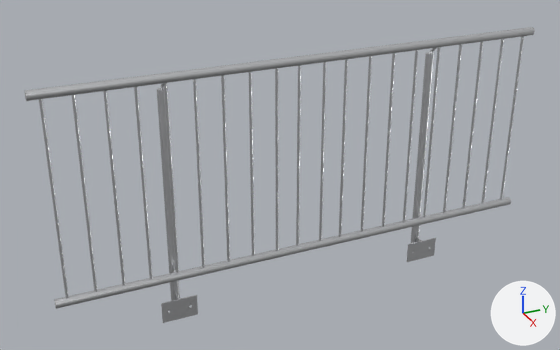
Before and after pictures for a commit that changed the glTF model public/katalog/modelle/gelaender-250.gltf.
Rendered twice from a 50 mm lens placed at (2.81, -1.4, 1.99), pointed at (-0.05, -0.11, 0.56). The axes (+X, +Y, +Z) are drawn at lower right. The lights are the same throughout. The picture after the commit comes second. Vertices at exactly the same position are counted once.

In view in the first picture: 'SK0500_Geländer-250.001'.
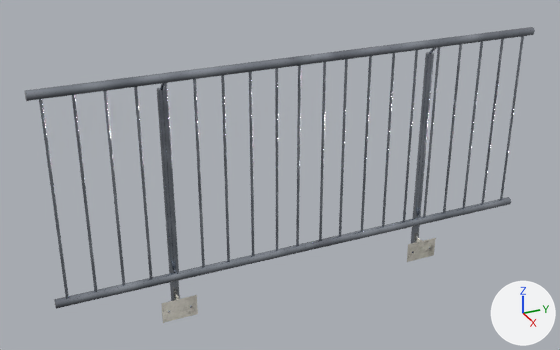
Changed parts and their boxes [x1, y1, x2, y2] in the pictures (560 x 350 px):
```json
{"part": 1, "of": "me_sk0500_geländer_250_001", "change": "added", "after": [161, 294, 198, 323]}
{"part": 2, "of": "me_sk0500_geländer_250_001", "change": "added", "after": [407, 237, 436, 262]}
{"part": 3, "of": "me_sk0500_geländer_250_001", "change": "recoloured", "before": [170, 247, 431, 313], "after": [170, 247, 431, 313]}
{"part": 4, "of": "me_sk0500_geländer_250_001", "change": "recoloured", "before": [24, 27, 535, 309], "after": [24, 27, 535, 309]}
```

Edits to the scene script, one JSON object a line:
```json
{"op": "add", "block": "img_gelaender_250_normal", "code": ["img_gelaender_250_normal = load_image('gelaender-250_normal', 'texturen/gelaender-250_normal.jpg', 2048, 2048, 'Non-Color')"]}
{"op": "add", "block": "img_gelaender_250_farbe", "code": ["img_gelaender_250_farbe = load_image('gelaender-250_farbe', 'texturen/gelaender-250_farbe.jpg', 2048, 2048, 'sRGB')"]}
{"op": "add", "block": "mat_stahl_web_040", "code": ["mat_stahl_web_040 = bpy.data.materials.new('Stahl_web.040')", "# uses the picture img_gelaender_250_farbe", "# uses the picture img_gelaender_250_normal"]}
{"op": "add", "block": "mat_beton_web_052", "code": ["mat_beton_web_052 = bpy.data.materials.new('Beton_web.052')", "# uses the picture img_gelaender_250_farbe", "# uses the picture img_gelaender_250_normal"]}
{"block": "me_sk0500_geländer_250_001", "where": "# used by ob_sk0500_geländer_250_001; location = (0.0, 0.0, 0.0)"}
{"op": "remove", "block": "me_sk0500_geländer_250_001", "code": "me_sk0500_geländer_250_001.from_pydata(...)  # 2500 vertices, 5018 faces; spans x -0.05..0.05, y -1.14..1.14, z 0.0..1.12"}
{"op": "remove", "block": "me_sk0500_geländer_250_001", "code": "me_sk0500_geländer_250_001.materials.append(mat_beton)"}
{"op": "add", "block": "me_sk0500_geländer_250_001", "code": "me_sk0500_geländer_250_001.from_pydata(...)  # 2802 vertices, 5750 faces; spans x -0.05..0.05, y -1.14..1.14, z 0.0..1.12"}
{"block": "me_sk0500_geländer_250_001", "change": "me_sk0500_geländer_250_001 part 1: 151 vertices added at x -0.01..0.03, y -0.7..-0.55, z 0.0..0.1"}
{"block": "me_sk0500_geländer_250_001", "change": "me_sk0500_geländer_250_001 part 2: 151 vertices added at x -0.01..0.03, y 0.55..0.7, z 0.0..0.1"}
{"block": "me_sk0500_geländer_250_001", "change": "me_sk0500_geländer_250_001 part 3: 412 faces spanning x -0.05..0.03, y -0.68..0.68, z 0.0..0.1 switch from mat_stahl (white #e1e2e5) to mat_beton_web_052"}
{"block": "me_sk0500_geländer_250_001", "change": "me_sk0500_geländer_250_001 part 4: 4400 faces spanning x -0.05..0.05, y -1.14..1.14, z 0.0..1.12 switch from mat_stahl (white #e1e2e5) to mat_stahl_web_040"}
```
